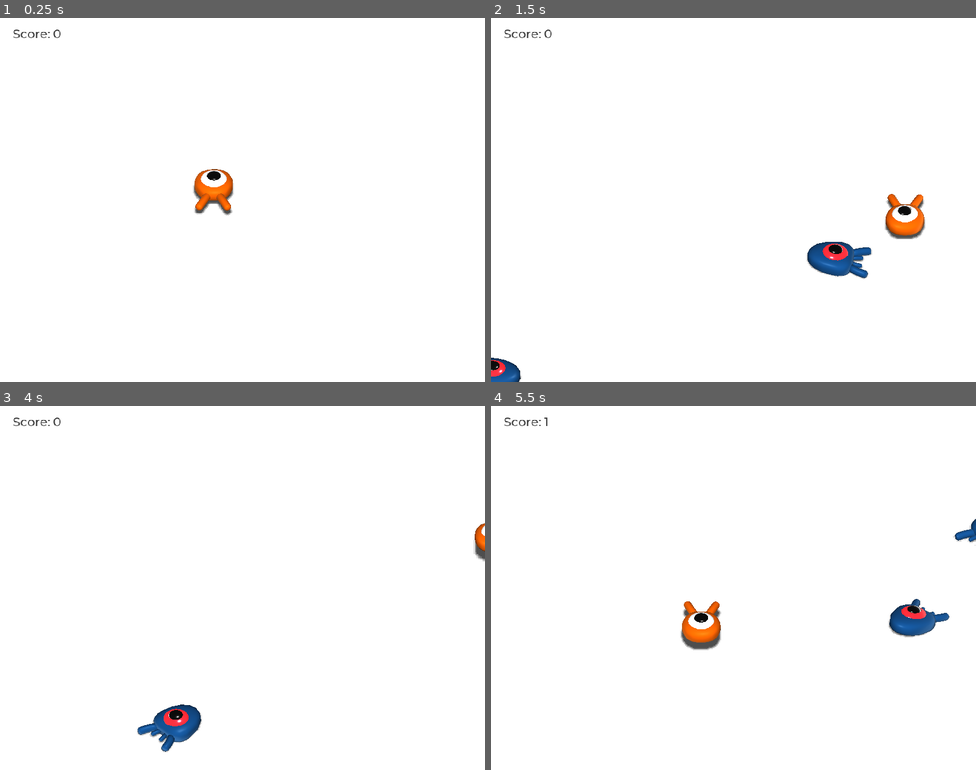
Above: before the commit, frames 1-4 (two rows, left to right).
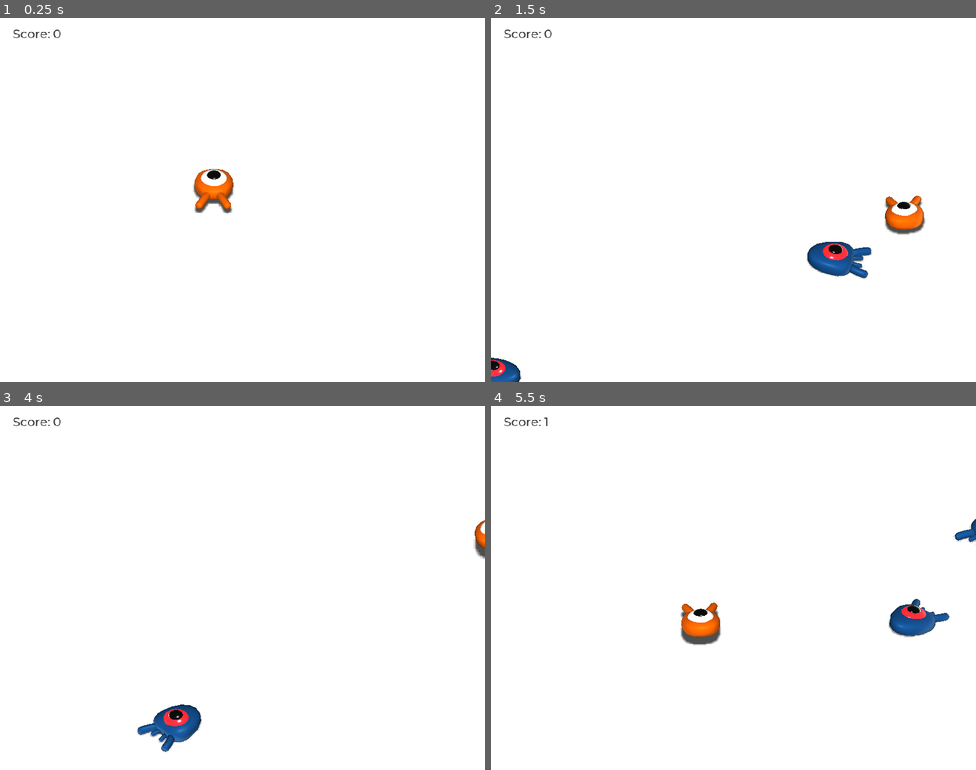
Above: after the commit, the same moments.

Repository: telmotrooper/squash-the-creeps
Game: Godot game, scene res://Main.tscn
Same seed, same stepped clock (60 frames per second), same inputs: the game is played once before the commit and once after it.
Inputs:
- Up to frame 1 (0.25 s): no input
- Up to frame 2 (1.5 s): tap Enter (ui_accept) at 0.5 s; hold Right (move_right) 0.53-1.28 s; tap Space (jump) at 0.77 s; hold Down (move_back) from 1.28 s (still down)
- Up to frame 3 (4 s): tap Space (jump) at 1.52, 3.02, 3.77 s; release Down (move_back) at 2.03 s; hold Right (move_right) 2.03-2.78 s; hold Up (move_forward) 2.78-3.53 s; hold Left (move_left) from 3.53 s (still down)
- Up to frame 4 (5.5 s): tap Space (jump) at 4.52 s; release Left (move_left) at 5.03 s; hold Down (move_back) from 5.03 s (still down)

The runs differ from the first frame. In frame 1, 0.2% of the frame differs, in the area x 39-49%, y 41-55%; in frame 2, 0.6%; in frame 3, 0.1%; in frame 4, 0.7%, in the area x 39-48%, y 53-68%.

Commit message:
Added player animations

Diff:
--- a/Player.tscn
+++ b/Player.tscn
@@ -9,6 +9,34 @@
 [sub_resource type="CylinderShape" id=2]
 radius = 1.4
 
+[sub_resource type="Animation" id=3]
+resource_name = "float"
+loop = true
+tracks/0/type = "value"
+tracks/0/path = NodePath("Pivot/player:translation")
+tracks/0/interp = 1
+tracks/0/loop_wrap = true
+tracks/0/imported = false
+tracks/0/enabled = true
+tracks/0/keys = {
+"times": PoolRealArray( 0.3, 0.9 ),
+"transitions": PoolRealArray( 0.3, 1 ),
+"update": 0,
+"values": [ Vector3( 0, 0.478475, 0 ), Vector3( 0.0319214, 0.819586, -0.00259554 ) ]
+}
+tracks/1/type = "value"
+tracks/1/path = NodePath("Pivot/player:rotation_degrees")
+tracks/1/interp = 1
+tracks/1/loop_wrap = true
+tracks/1/imported = false
+tracks/1/enabled = true
+tracks/1/keys = {
+"times": PoolRealArray( 0.1, 0.3, 0.5, 0.7, 0.9 ),
+"transitions": PoolRealArray( 1, 1, 1, 1, 1 ),
+"update": 0,
+"values": [ Vector3( -9.551, 0, 0 ), Vector3( 0.622502, 0, 0 ), Vector3( 11.4967, 2.98079, -0.603191 ), Vector3( 0.582003, 0, 0 ), Vector3( -10.1282, 2.65537, -0.69615 ) ]
+}
+
 [node name="Player" type="KinematicBody"]
 collision_mask = 6
 script = ExtResource( 2 )
@@ -16,7 +44,7 @@
 [node name="Pivot" type="Spatial" parent="."]
 
 [node name="player" parent="Pivot" instance=ExtResource( 1 )]
-transform = Transform( 1, 0, 0, 0, 1, 0, 0, 0, 1, 0, 0.478475, 0 )
+transform = Transform( 0.999571, 0.00884626, 0.0278998, -0.00564651, 0.993607, -0.112747, -0.0287189, 0.112541, 0.993232, 0.0284655, 0.782657, -0.00231455 )
 
 [node name="CollisionShape" type="CollisionShape" parent="."]
 transform = Transform( 1, 0, 0, 0, 1, 0, 0, 0, 1.425, 0, 0.785568, 0.44 )
@@ -33,4 +61,8 @@
 transform = Transform( 1, 0, 0, 0, 0.21875, 0, 0, 0, 1, 0, 0.225154, 0 )
 shape = SubResource( 2 )
 
+[node name="AnimationPlayer" type="AnimationPlayer" parent="."]
+autoplay = "float"
+anims/float = SubResource( 3 )
+
 [connection signal="body_entered" from="MobDetector" to="." method="_on_MobDetector_body_entered"]
Not shown: 1 places in Player.tscn that only renumber resources
